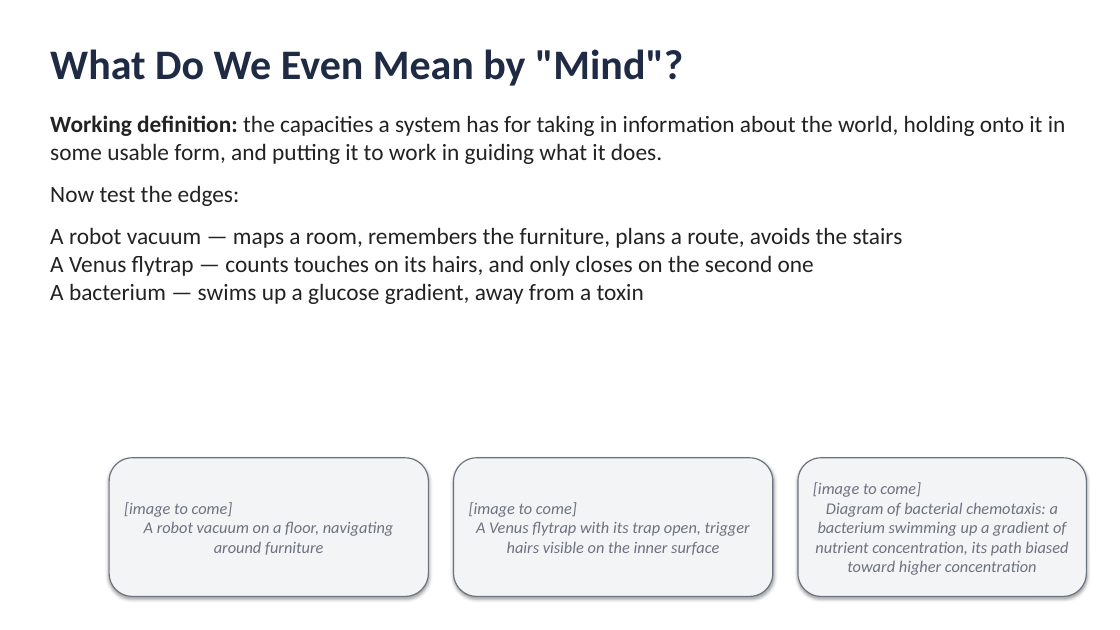
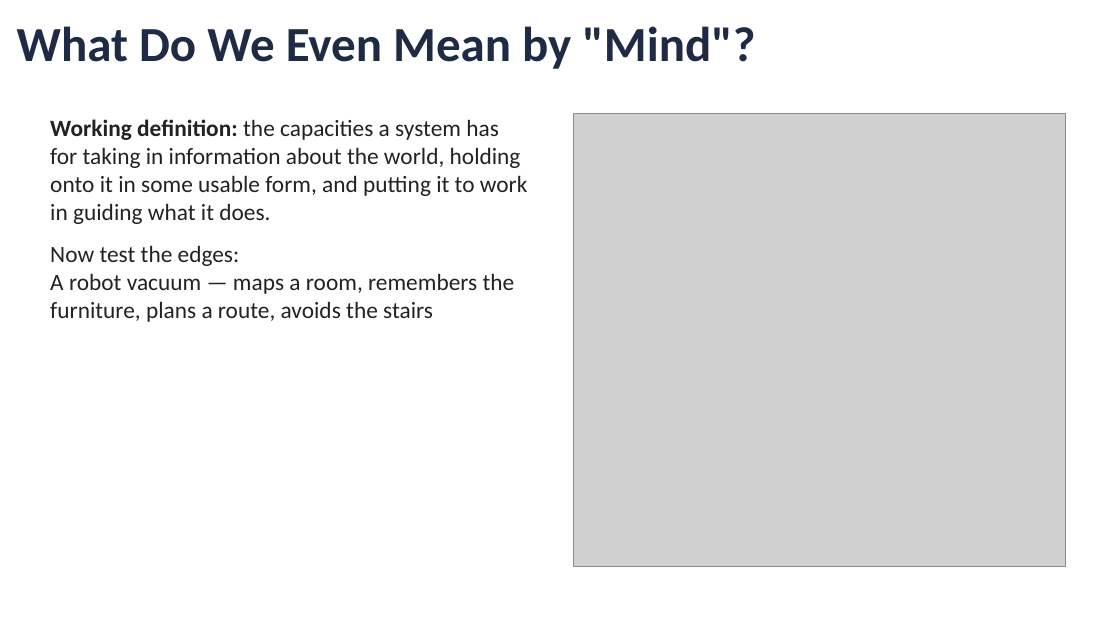
Before and after one commit to jonwillits/intro_to_bcs, a slide deck: slide 7 of mind_and_brain/mind_and_brain_lecture_1.pptx (slide 6 before the commit). Drawn at 1120x630 pixels with LibreOffice and Linux fonts; fonts in the diff are those of the drawing; grey boxes stand for pictures. Boxes give left, top, right and bottom in pixels: in the first picture for what was removed or moved away, otherwise in the second. Text is boxed around its words. In the diff, an @@ line names an element or a change of style, - is before the commit and + after.

```diff
--- a/mind_and_brain/mind_and_brain_lecture_1.pptx
+++ b/mind_and_brain/mind_and_brain_lecture_1.pptx
@@ text "What Do We Even Mean ...": place and size @@
-text "What Do We Even Mean ..." at <box>50,49,683,86</box>
+text "What Do We Even Mean ..." at <box>17,26,755,69</box>
@@ text "What Do We Even Mean ..." at <box>17,26,755,69</box>: size 36 to 42 pt @@
@@ picture added at <box>574,113,1066,567</box> @@
@@ text at <box>50,255,814,304</box>: paragraphs removed @@
-A Venus flytrap — counts touches on its hairs, and only closes on the second one
-A bacterium — swims up a glucose gradient, away from a toxin
@@ rounded rectangle removed at <box>109,458,429,597</box> @@
-[image to come]
-A robot vacuum on a floor, navigating around furniture
@@ rounded rectangle removed at <box>454,458,773,597</box> @@
-[image to come]
-A Venus flytrap with its trap open, trigger hairs visible on the inner surface
@@ rounded rectangle removed at <box>798,458,1086,597</box> @@
-[image to come]
-Diagram of bacterial chemotaxis: a bacterium swimming up a gradient of nutrient concentration, its path biased toward higher concentration
```
Also in this commit, not shown: 19 other slides changed, 9 slides added, 1 slide removed, 24 other files.
